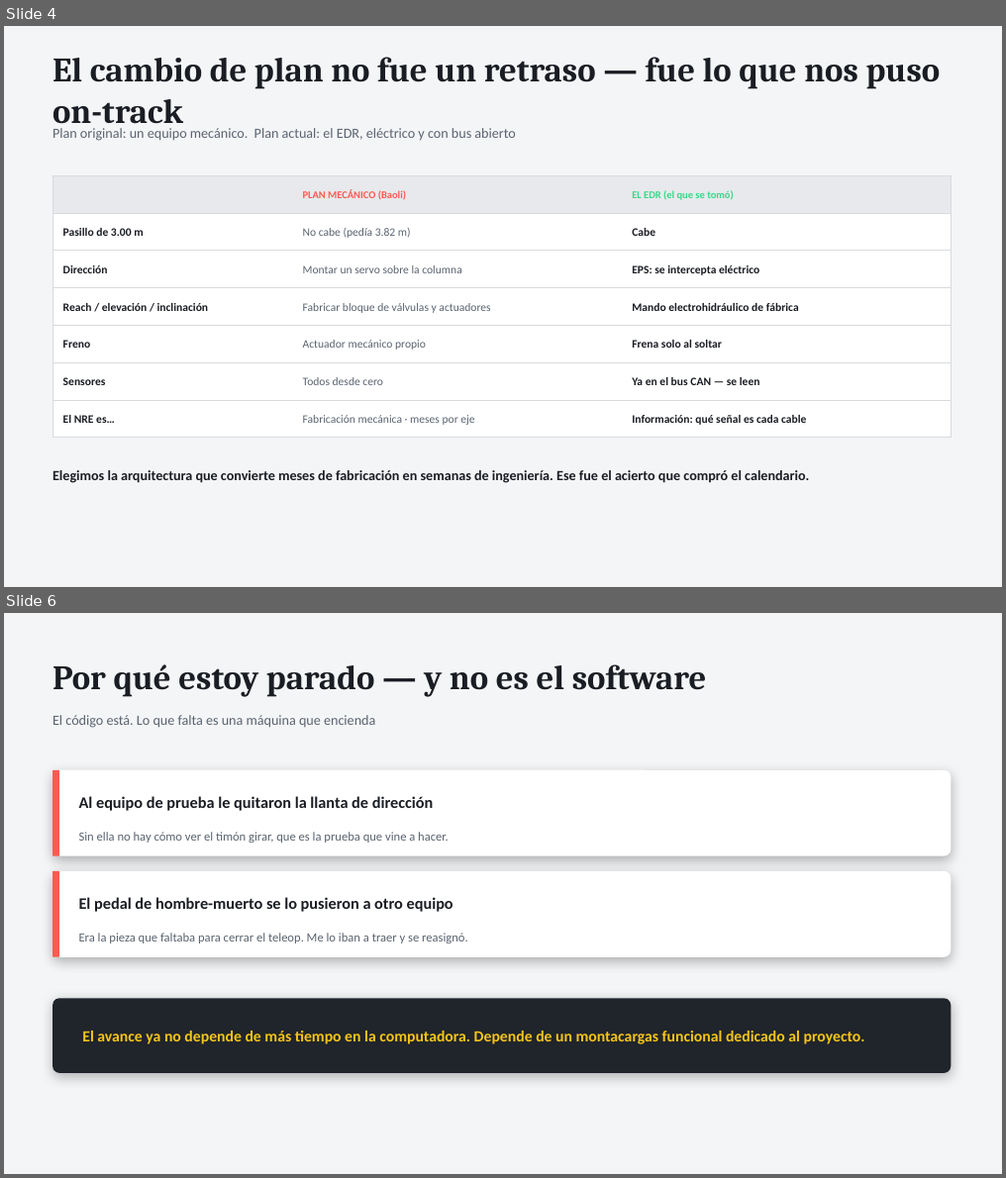
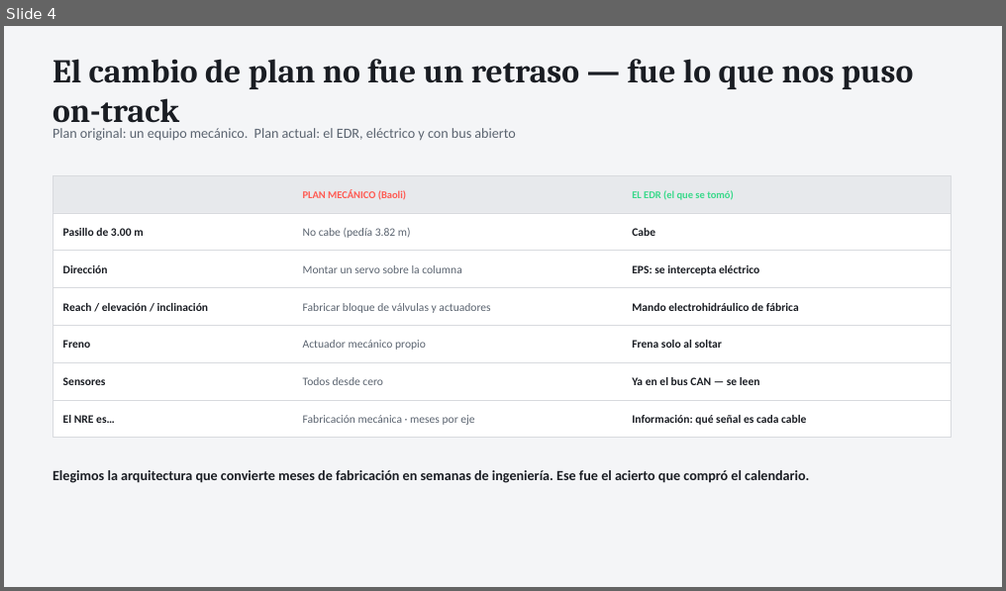
Before and after one commit to Rodzilla-TheCreator/tata, a slide deck: presentaciones/TaTa_Estado_y_Pedido_Omar.pptx. Shown one above the other, each under a label of ours: slides 4 and 6 before the commit, slide 4 after it; the slides between them are not shown. The pictures are 1006x1178 and 1006x591 pixels, drawn with LibreOffice and Linux fonts; fonts in the diff are those of the drawing. Boxes give left, top, right and bottom in pixels: in the first picture for what was removed or moved away, otherwise in the second. Text is boxed around its words. In the diff, an @@ line names an element or a change of style, - is before the commit and + after.

```diff
--- a/presentaciones/TaTa_Estado_y_Pedido_Omar.pptx
+++ b/presentaciones/TaTa_Estado_y_Pedido_Omar.pptx
@@ slide 6 removed at box(4, 613, 1002, 1174), background #F4F5F7 @@
@@ text removed at box(53, 664, 706, 697) @@
-Por qué estoy parado — y no es el software
@@ text removed at box(53, 715, 375, 728) @@
-El código está. Lo que falta es una máquina que encienda
@@ rounded rectangle removed at box(53, 770, 951, 857) @@
@@ rectangle removed at box(53, 770, 59, 857) @@
@@ text removed at box(79, 796, 434, 811) @@
-Al equipo de prueba le quitaron la llanta de dirección
@@ text removed at box(79, 832, 448, 843) @@
-Sin ella no hay cómo ver el timón girar, que es la prueba que vine a hacer.
@@ rounded rectangle removed at box(53, 871, 951, 958) @@
@@ rectangle removed at box(53, 871, 59, 958) @@
@@ text removed at box(79, 897, 453, 912) @@
-El pedal de hombre-muerto se lo pusieron a otro equipo
@@ text removed at box(79, 933, 468, 944) @@
-Era la pieza que faltaba para cerrar el teleop. Me lo iban a traer y se reasignó.
@@ rounded rectangle removed at box(53, 998, 951, 1073) @@
@@ text removed at box(82, 1031, 865, 1045) @@
-El avance ya no depende de más tiempo en la computadora. Depende de un montacargas funcional dedicado al proyecto.
@@ slide 4 changed as well @@
@@ text "El cambio de plan no ..." at box(53, 59, 913, 130): size 33 to 32 pt @@
```
Also in this commit, not shown: 8 other slides changed, 8 slides added, 2 other slides removed, 2 other files.
